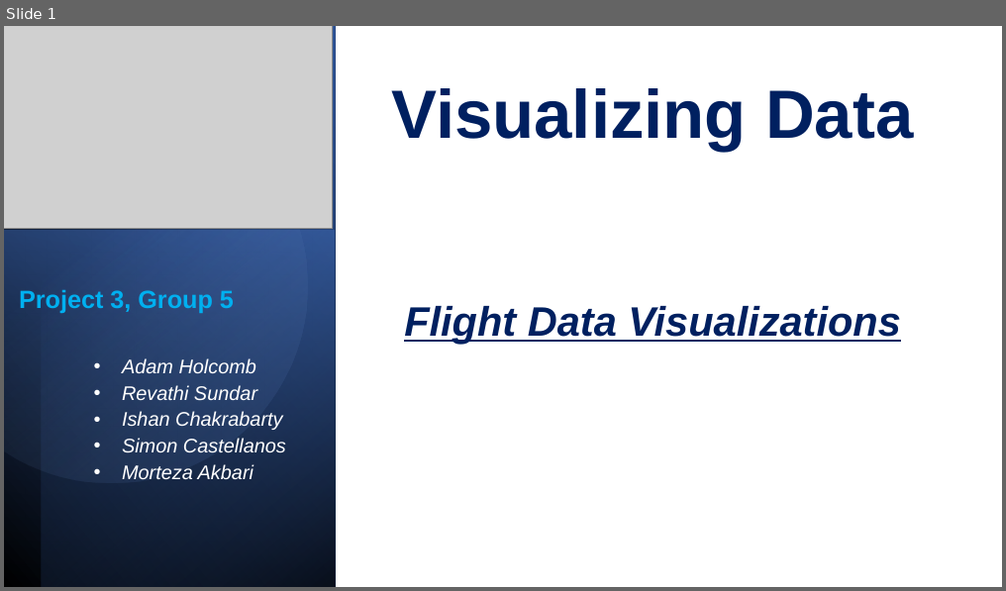
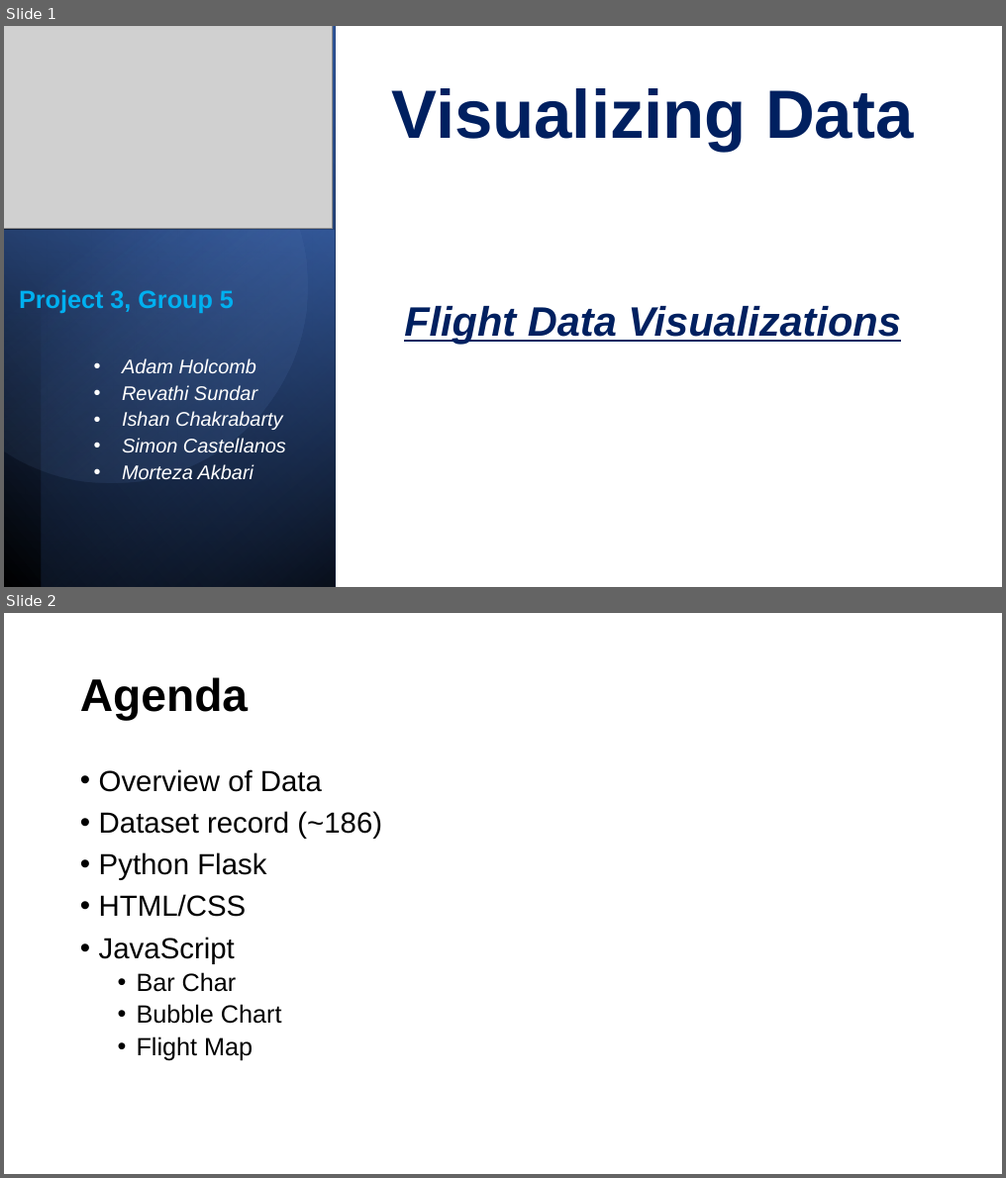
Before and after one commit to adamholcomb/Full-Stack-Flight-Analysis, a slide deck: Project 3_Group-5_Visualizing Data.pptx. Shown one above the other, each under a label of ours: slide 1 before the commit, slides 1 and 2 after it. The pictures are 1006x591 and 1006x1178 pixels, drawn with LibreOffice and Linux fonts; fonts in the diff are those of the drawing; grey boxes stand for pictures. Boxes give left, top, right and bottom in pixels: in the first picture for what was removed or moved away, otherwise in the second. Text is boxed around its words. In the diff, an @@ line names an element or a change of style, - is before the commit and + after.

Commit message:
updated ppt file

```diff
--- a/Project 3_Group-5_Visualizing Data.pptx
+++ b/Project 3_Group-5_Visualizing Data.pptx
@@ slide 2 added at <box>4,613,1002,1174</box>, background #FFFFFF @@
@@ title added at <box>80,677,248,721</box>, 44 pt, text #000000, bold @@
+Agenda
@@ text added at <box>99,769,382,1061</box>, 28 pt, text #000000 @@
+• Overview of Data
+• Dataset record (~186)
+• Python Flask
+• HTML/CSS
+• JavaScript
+  • Bar Char
+  • Bubble Chart
+  • Flight Map
```
Also in this commit, not shown: 1 slide changed, 4 other slides added, 1 slide removed.
